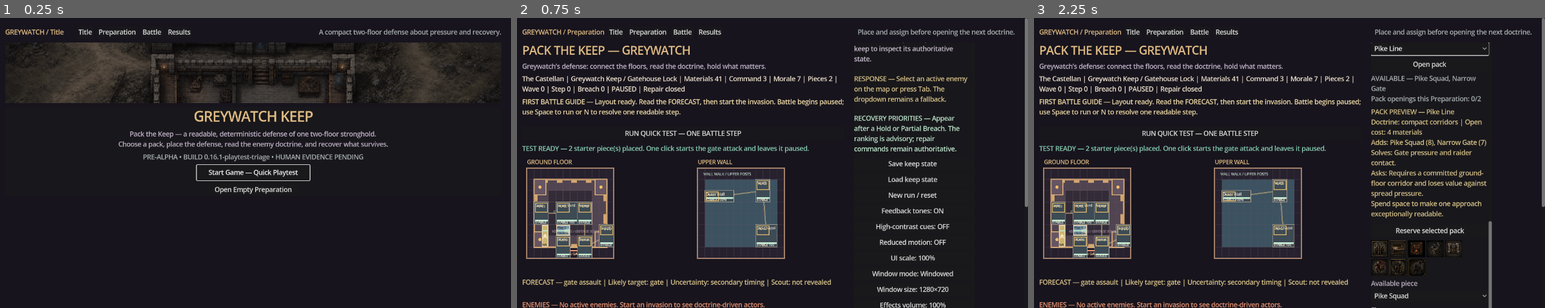
Above: before the commit, frames 1-3 (left to right).
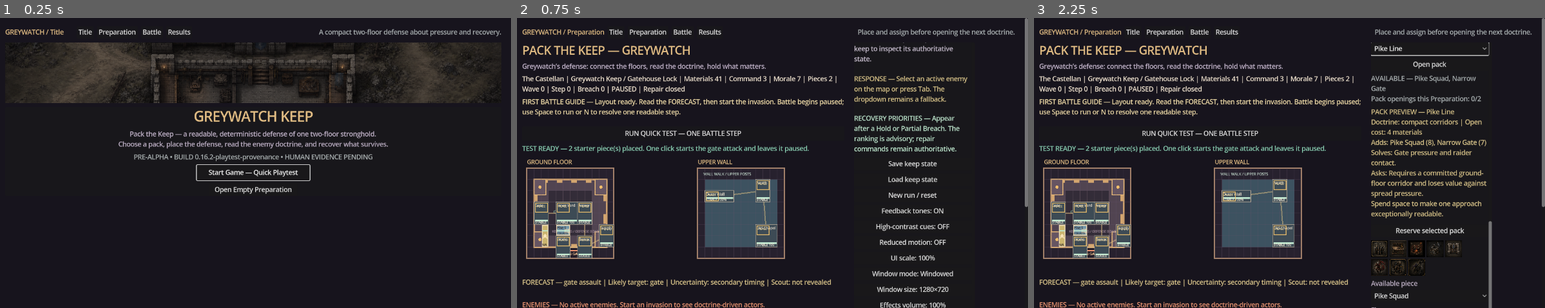
Above: after the commit, the same moments.

Repository: raphaelroshan/pack-the-keep
Game: Godot game, scene res://scenes/Main.tscn
Same seed, same stepped clock (60 frames per second), same inputs: the game is played once before the commit and once after it.
Inputs:
- Up to frame 1 (0.25 s): no input
- Up to frame 2 (0.75 s): click "Start Game — Quick Playtest" at 0.5 s
- Up to frame 3 (2.25 s): click "Title" at 1.25 s; click "Start Game — Quick Playtest" at 2 s

The runs differ from the first frame. In frame 1, 0.5% of the frame differs, in the area x 26-73%, y 46-50%; in frame 2, nothing differs; in frame 3, nothing differs.

Commit message:
Bind playtests to exact artifacts

Diff:
--- a/content/content_manifest.json
+++ b/content/content_manifest.json
@@ -1,7 +1,7 @@
 {
   "schema_version": 1,
   "game_id": "pack-the-keep",
-  "content_version": "0.16.1",
+  "content_version": "0.16.2",
   "p4_vertical_slice": {
     "status": "implemented",
     "scorecard": "each_resolved_wave_records_doctrine_outcome_damage_defeated_enemies_and_recovery_actions",
@@ -259,6 +259,8 @@
     "required_observations": ["onboarding", "first_successful_hold", "partial_breach_recovery", "event_comprehension", "replay_motivation", "controller_scaling", "pause_trust", "save_recovery", "packaged_close"],
     "required_matrix": ["castellan_baseline", "castellan_hardened_vanguard", "warden_baseline", "warden_hardened_vanguard"],
     "build_identity_surface": "title_screen_pre_alpha_build_label",
+    "artifact_provenance": ["source_revision", "artifact_filename", "artifact_sha256", "artifact_size_bytes"],
+    "matrix_rule": "all_four_required_combinations_must_share_one_source_revision_and_artifact_sha256",
     "human_gate": "pending",
     "release_ready": false,
     "scope_boundary": "automation_validates_evidence_shape_but_never_authors_observations_approves_distribution_or_marks_release_ready",
--- a/content/gameplay_framework.json
+++ b/content/gameplay_framework.json
@@ -1,7 +1,7 @@
 {
   "schema_version": 1,
   "game_id": "pack-the-keep",
-  "framework_version": "0.16.1-playtest-triage",
+  "framework_version": "0.16.2-playtest-provenance",
   "design_promise": "Choose a commander, open a coherent pack, arrange a readable keep, and adapt when a forecasted invasion tests the doctrine you chose.",
   "p0_alpha_foundation": {
     "status": "implemented",
@@ -305,6 +305,7 @@
     "matrix": ["castellan_baseline", "castellan_hardened_vanguard", "warden_baseline", "warden_hardened_vanguard"],
     "observation_contract": ["onboarding", "first_successful_hold", "partial_breach_recovery", "event_comprehension", "replay_motivation", "controller_scaling", "pause_trust", "save_recovery", "packaged_close"],
     "triage_contract": "human_authored_issue_keys_repeated_in_two_or_more_records_become_deterministic_task_candidates",
+    "provenance_contract": "completed_matrix_coverage_is_counted_per_exact_source_revision_and_artifact_sha256_cohort",
     "presentation": "title_screen_names_the_exact_pre_alpha_build_identity",
     "automation_boundary": "validators_may_report_matrix_coverage_but_human_playtest_and_release_gates_remain_pending_until_owner_approval",
     "non_goals": ["fabricated_sessions", "automatic_release_approval", "external_distribution", "storefront_submission"]
--- a/content/p12_alpha_checklist.json
+++ b/content/p12_alpha_checklist.json
@@ -1,6 +1,6 @@
 {
   "schema_version": 1,
-  "build_version": "0.16.1-playtest-triage",
+  "build_version": "0.16.2-playtest-provenance",
   "status": "candidate",
   "checks": [
     {"id": "windows_launch", "status": "implemented", "evidence": ["tests/test_release_identity.py", "tools/run_packaged_smoke.py", ".github/workflows/ci.yml"]},
--- a/content/p16_playtest_protocol.json
+++ b/content/p16_playtest_protocol.json
@@ -1,6 +1,6 @@
 {
   "schema_version": 1,
-  "build_version": "0.16.1-playtest-triage",
+  "build_version": "0.16.2-playtest-provenance",
   "status": "ready_for_human_sessions",
   "release_ready": false,
   "minimum_completed_sessions": 4,
@@ -22,6 +22,7 @@
   "allowed_observation_statuses": ["pass", "friction", "blocked", "not_tested"],
   "allowed_finding_severities": ["critical", "high", "medium", "low"],
   "required_finding_fields": ["id", "issue_key", "observation_id", "severity", "summary", "reproduction", "suggested_action"],
+  "required_provenance_fields": ["source_revision", "artifact.name", "artifact.sha256", "artifact.size_bytes"],
   "repeat_threshold": 2,
   "privacy_rule": "Use a non-identifying tester alias. Do not record names, email addresses, voice, video, or unrelated device identifiers in session JSON.",
   "completion_rule": "Only a human observer may mark a session completed after directly recording every required observation and an observer summary.",
--- a/project.godot
+++ b/project.godot
@@ -6,7 +6,7 @@
 
 [application]
 config/name="Pack the Keep"
-config/version="0.16.1-playtest-triage"
+config/version="0.16.2-playtest-provenance"
 run/main_scene="res://scenes/Main.tscn"
 config/features=PackedStringArray("4.3", "GL Compatibility")
 boot_splash/bg_color=Color(0.045, 0.04, 0.055, 1)
--- a/tools/ci_manifest.json
+++ b/tools/ci_manifest.json
@@ -1,7 +1,7 @@
 {
   "slug": "pack-the-keep",
   "display_name": "Pack the Keep",
-  "build_version": "0.16.1-playtest-triage",
+  "build_version": "0.16.2-playtest-provenance",
   "godot_test": "res://tests/test_keep_state.gd",
   "primary_repo": "raphaelroshan/pack-the-keep",
   "release_platforms": ["steam", "epic-games-store"],
Not shown, changed: README.md
Not shown, changed: docs/agent_feeding_guide.md
Not shown, changed: docs/agent_handoff_roadmap.md
Not shown, changed: docs/decision_log.md
Not shown, changed: docs/internal_test_release.md
Not shown, changed: docs/p16_human_playtest_protocol.md
Not shown, changed: playtests/sessions/README.md
Not shown, changed: tests/test_p16_playtest_protocol.py
Not shown, changed: tests/test_p16_playtest_summary.py
Not shown, changed: tools/new_playtest_session.py
Not shown, changed: tools/summarize_p16_playtests.py
Not shown, changed: tools/validate_p16_playtests.py
